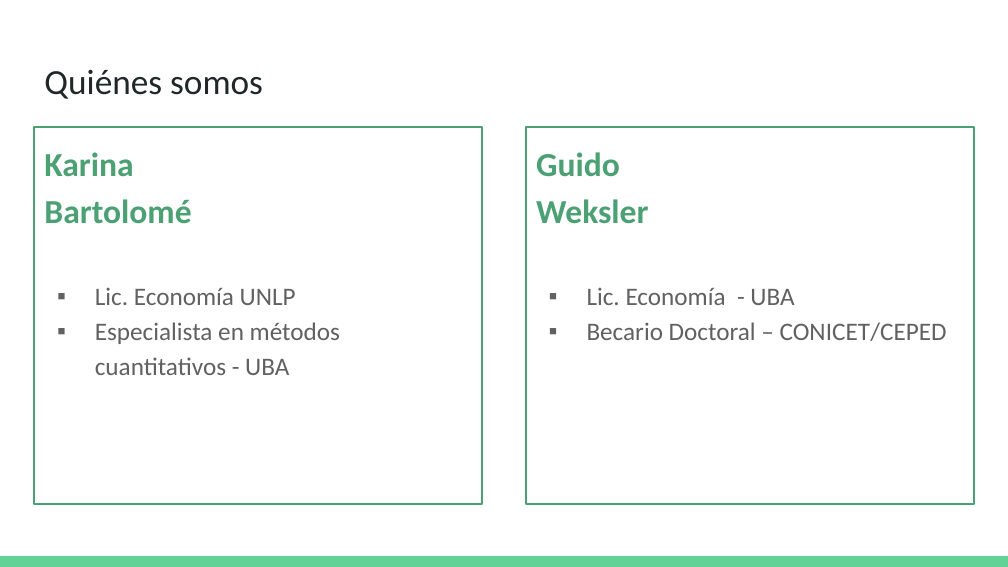
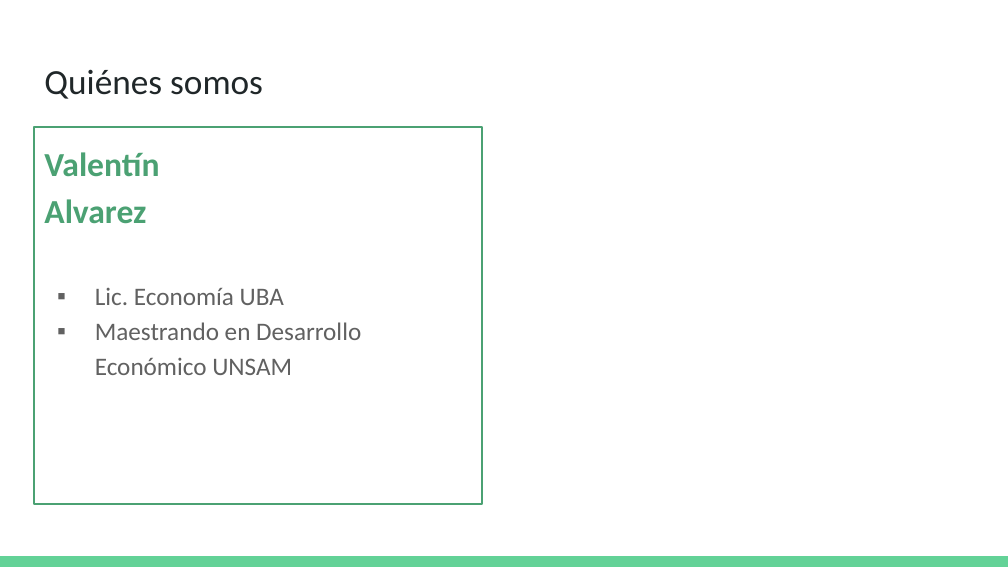
Before and after one commit to DCSCyHD/2023_modulo_3, a slide deck: slide 2 of clase1/teorica_1.pptx. Drawn at 1008x567 pixels with LibreOffice and Linux fonts; fonts in the diff are those of the drawing. Boxes give left, top, right and bottom in pixels: in the first picture for what was removed or moved away, otherwise in the second. Text is boxed around its words. In the diff, an @@ line names an element or a change of style, - is before the commit and + after.

```diff
--- a/clase1/teorica_1.pptx
+++ b/clase1/teorica_1.pptx
@@ text removed at [526, 127, 974, 504] @@
-Guido
-Weksler
-▪ Lic. Economía - UBA
-▪ Becario Doctoral – CONICET/CEPED
@@ text at [44, 152, 361, 375]: text changed @@
-Karina
-Bartolomé
-▪ Lic. Economía UNLP
-▪ Especialista en métodos cuantitativos - UBA
+Valentín
+Alvarez
+▪ Lic. Economía UBA
+▪ Maestrando en Desarrollo Económico UNSAM
```
Also in this commit, not shown: 1 other slide changed.
